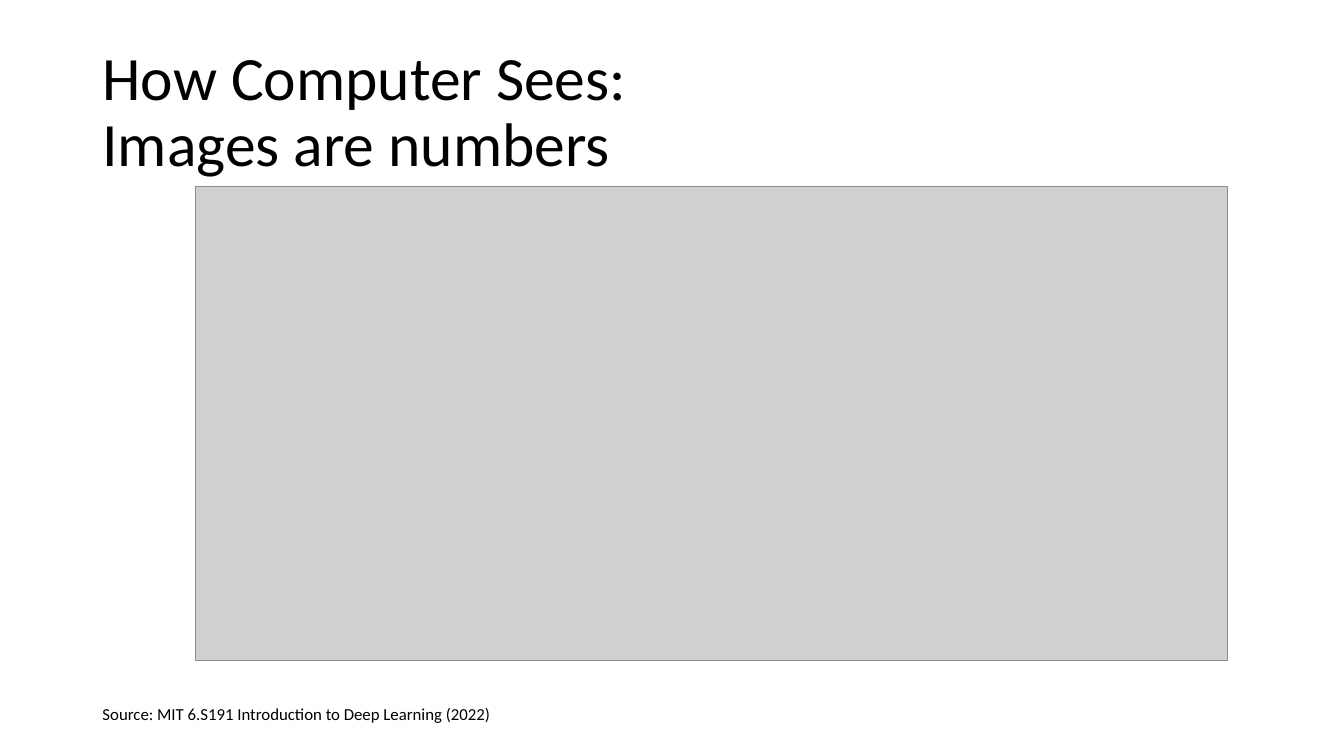
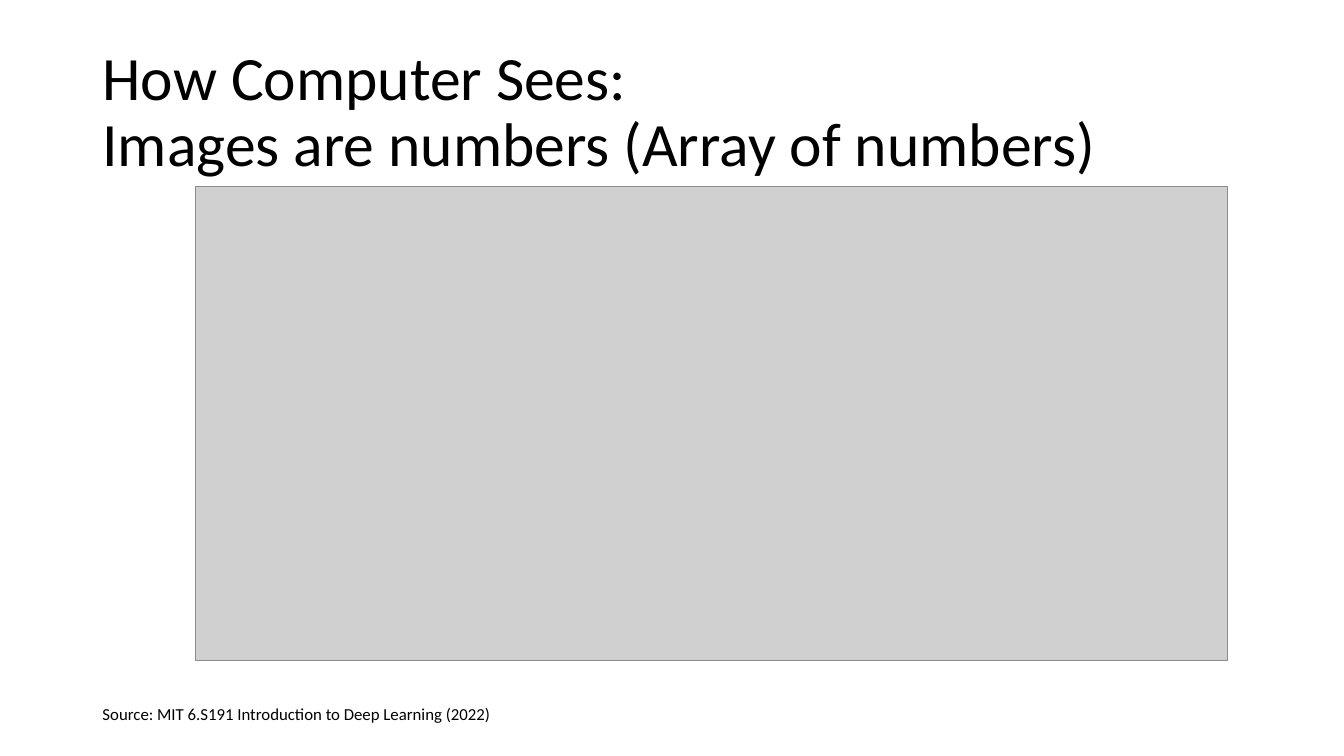
Before and after one commit to jjahanip/BIOF063, a slide deck: slide 4 of day_2/day_2.pptx. Drawn at 1344x756 pixels with LibreOffice and Linux fonts; fonts in the diff are those of the drawing; grey boxes stand for pictures. Boxes give left, top, right and bottom in pixels: in the first picture for what was removed or moved away, otherwise in the second. Text is boxed around its words. In the diff, an @@ line names an element or a change of style, - is before the commit and + after.

Commit message:
update day 2 pptx

```diff
--- a/day_2/day_2.pptx
+++ b/day_2/day_2.pptx
@@ title at (x1=102, y1=60, x2=1095, y2=177): text changed @@
-How Computer Sees:
-Images are numbers
+How Computer Sees:
+Images are numbers (Array of numbers)
```
Also in this commit, not shown: 2 other slides changed.
